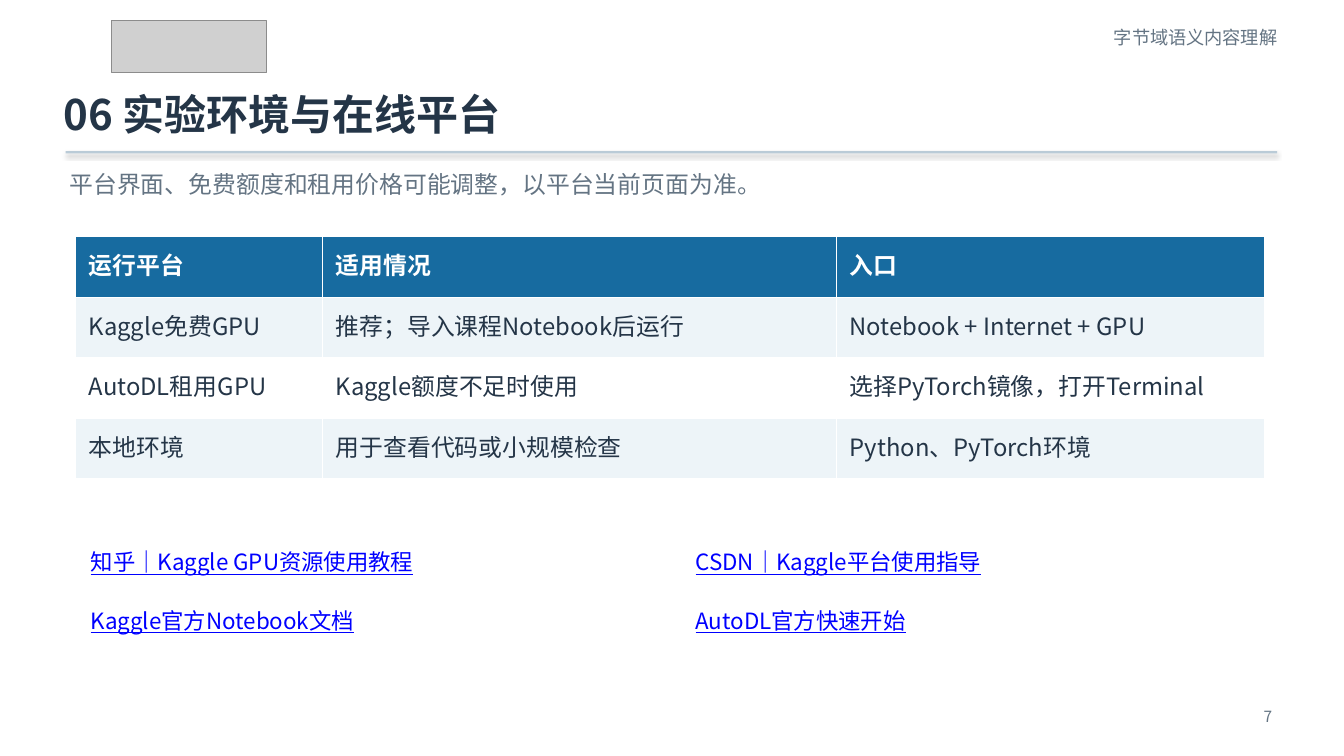
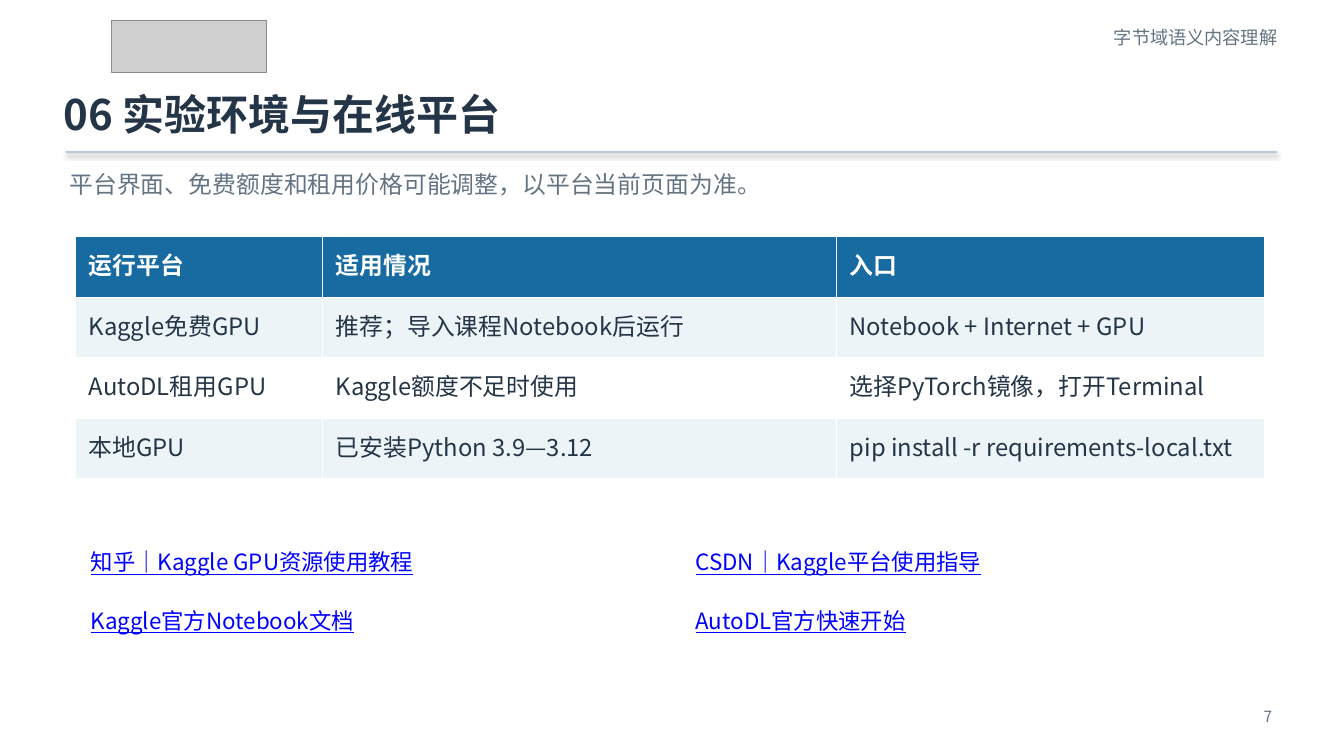
Before and after one commit to Franklin-L/byteformer-mnist-course, a slide deck: slide 7 of docs/ByteFormer_MNIST_零基础实验课.pptx. Drawn at 1344x756 pixels with LibreOffice and Linux fonts; fonts in the diff are those of the drawing; grey boxes stand for pictures. Boxes give left, top, right and bottom in pixels: in the first picture for what was removed or moved away, otherwise in the second. Text is boxed around its words. In the diff, an @@ line names an element or a change of style, - is before the commit and + after.

Commit message:
Add simple local GPU requirements

```diff
--- a/docs/ByteFormer_MNIST_零基础实验课.pptx
+++ b/docs/ByteFormer_MNIST_零基础实验课.pptx
@@ table at bbox=[76, 237, 1265, 479] @@
-row 4: 本地环境 | 用于查看代码或小规模检查 | Python、PyTorch环境
+row 4: 本地GPU | 已安装Python 3.9—3.12 | pip install -r requirements-local.txt
```
Also in this commit, not shown: 4 other files.
